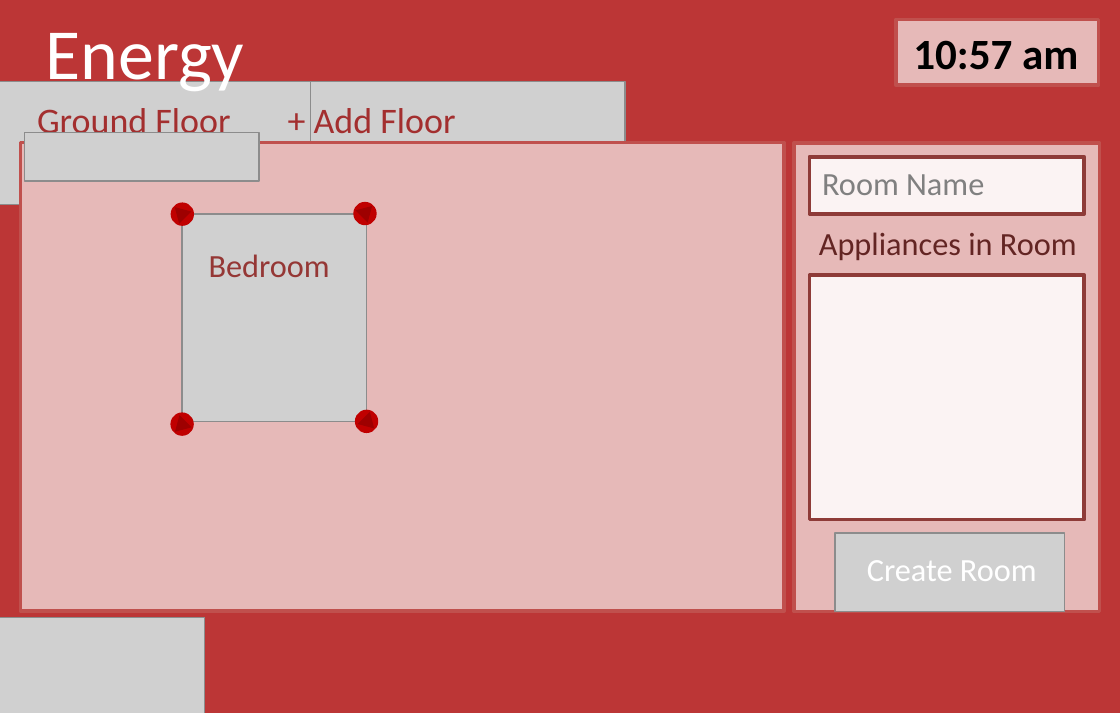
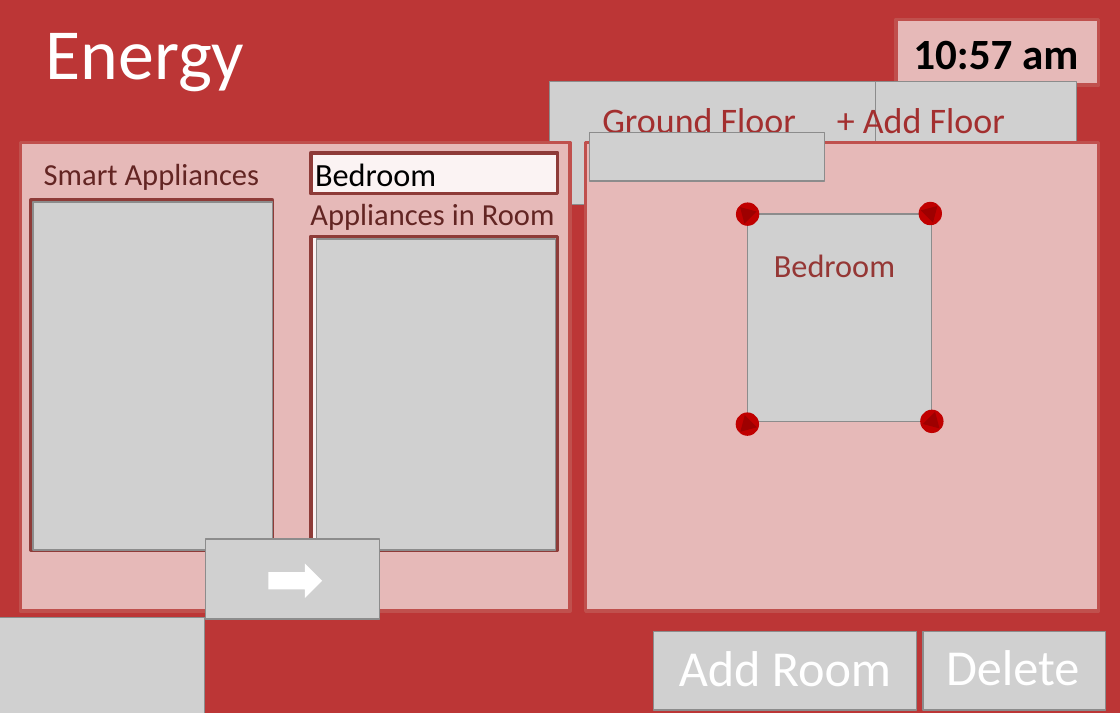
Before and after one commit to Gordo851/Design, a slide deck: slide 7 of story_board.pptx. Drawn at 1120x713 pixels with LibreOffice and Linux fonts; fonts in the diff are those of the drawing; grey boxes stand for pictures. Boxes give left, top, right and bottom in pixels: in the first picture for what was removed or moved away, otherwise in the second. Text is boxed around its words. In the diff, an @@ line names an element or a change of style, - is before the commit and + after.

```diff
--- a/story_board.pptx
+++ b/story_board.pptx
@@ picture: place and size @@
-picture at (234, 81, 625, 204)
+picture at (799, 81, 1077, 204)
@@ text "+ Add Floor" rewrapped from (314, 108, 455, 143) to (863, 104, 1005, 143) @@
@@ rectangle added at (21, 142, 570, 610), fill #E6B9B8, outline #C0504D 2 pt @@
@@ rectangle: place and size @@
-rectangle at (21, 142, 785, 610)
+rectangle at (586, 142, 1099, 610)
@@ rectangle removed at (794, 144, 1099, 612) @@
@@ text added at (44, 164, 260, 190), 17 pt, text #632523 @@
+Smart Appliances
@@ rectangle: place and size @@
-rectangle at (810, 156, 1085, 213)
+rectangle at (310, 153, 557, 193)
@@ text added at (315, 163, 436, 193), 18 pt, text #000000 @@
+Bedroom
@@ text removed at (822, 174, 984, 195) @@
-Room Name
@@ rectangle added at (31, 199, 273, 550), fill #FBF3F3, outline #8E3B39 2 pt @@
@@ picture added at (34, 202, 273, 550) @@
@@ text "Appliances in Room": place and size @@
-text "Appliances in Room" at (819, 232, 1077, 260)
+text "Appliances in Room" at (310, 204, 555, 230)
@@ text "Appliances in Room" at (310, 204, 555, 230): size 18 to 17 pt @@
@@ 4 triangles, 4 ellipses, 3 pictures, 2 texts: place and size @@
-4 triangles, 4 ellipses, 3 pictures, 2 texts at (0, 81, 381, 438)
+4 triangles, 4 ellipses, 3 pictures, 2 texts at (550, 81, 946, 438)
@@ rectangle: place and size @@
-rectangle at (810, 275, 1085, 520)
+rectangle at (310, 237, 557, 550)
@@ picture added at (317, 239, 556, 550) @@
@@ picture added at (206, 539, 380, 619) @@
@@ right arrow added at (269, 564, 323, 599), fill #FFFFFF @@
@@ text removed at (867, 560, 1037, 581) @@
-Create Room
@@ picture: place and size @@
-picture at (835, 533, 1066, 612)
+picture at (654, 631, 917, 710)
@@ text added at (679, 651, 891, 686), 28 pt, text #FFFFFF @@
+Add Room
@@ picture added at (923, 631, 1106, 710) @@
@@ text added at (946, 650, 1079, 685), 28 pt, text #FFFFFF @@
+Delete
```
Also in this commit, not shown: 6 other slides changed, 3 slides added, 1 slide removed.
